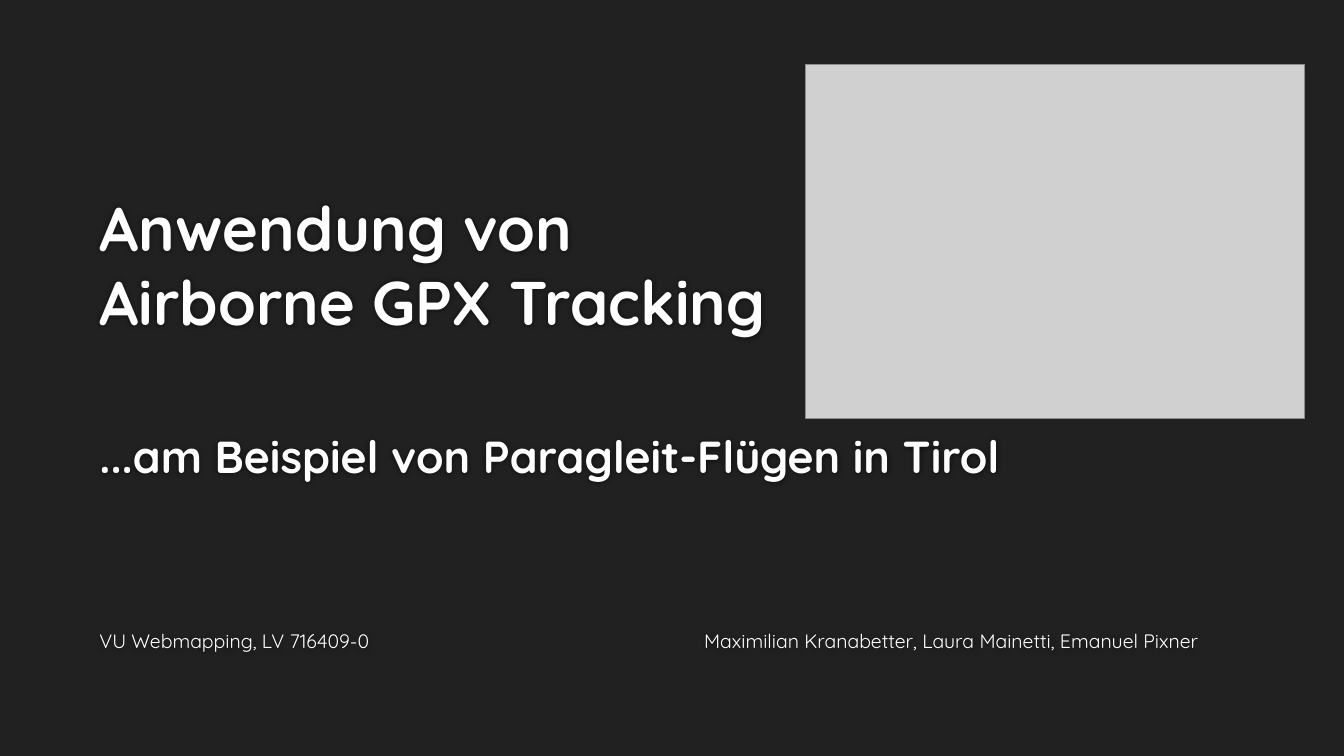
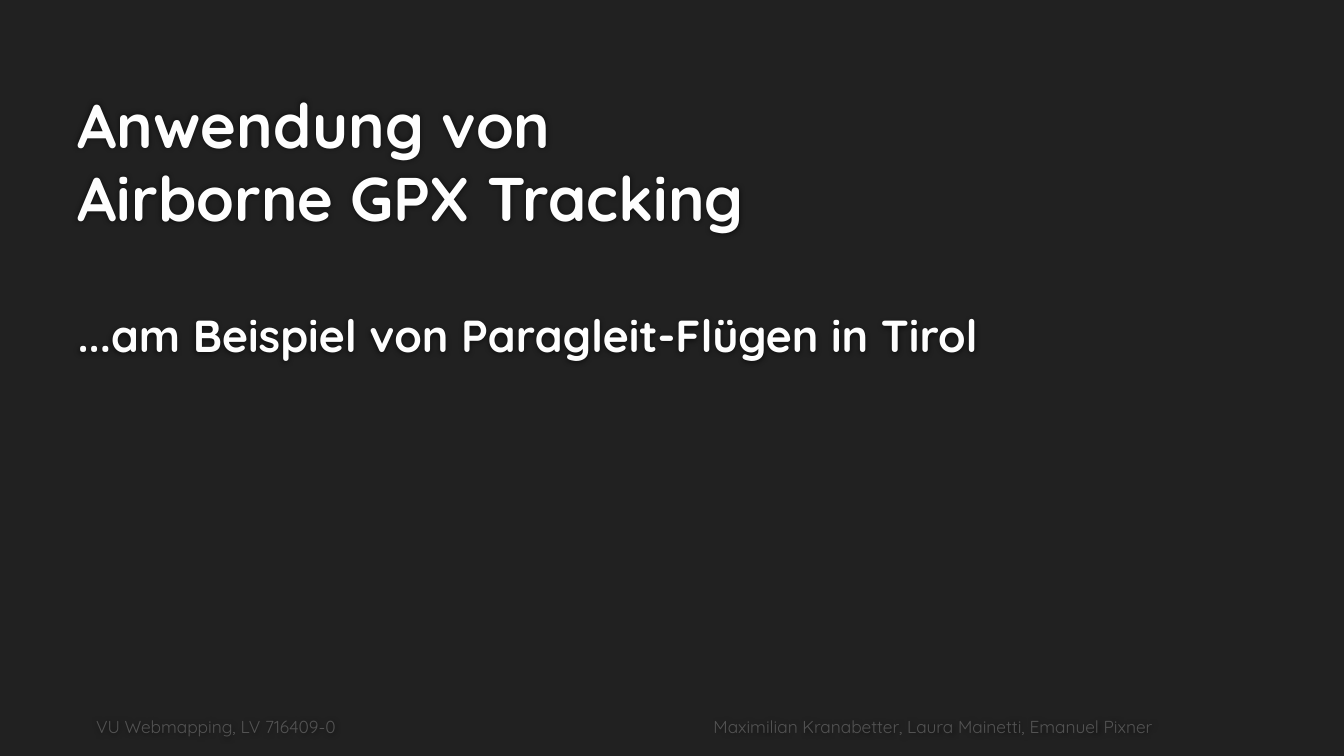
Before and after one commit to lauraMaxPixi/lauraMaxPixi.github.io, a slide deck: slide 1 of präsentation.pptx. Drawn at 1344x756 pixels with LibreOffice and Linux fonts; fonts in the diff are those of the drawing; grey boxes stand for pictures; background and template pictures are left out. Boxes give left, top, right and bottom in pixels: in the first picture for what was removed or moved away, otherwise in the second. Text is boxed around its words. In the diff, an @@ line names an element or a change of style, - is before the commit and + after.

```diff
--- a/präsentation.pptx
+++ b/präsentation.pptx
@@ title "Anwendung von Airborne GPX Tracking ..." rewrapped from [99,205,1000,482] to [78,102,978,361] @@
@@ picture removed at [806,65,1305,418] @@
@@ subtitle "VU Webmapping, LV 716409-0 Maximilian ...": place and size @@
-subtitle "VU Webmapping, LV 716409-0 Maximilian ..." at [99,633,1198,652]
+subtitle "VU Webmapping, LV 716409-0 Maximilian ..." at [96,721,1153,736]
@@ subtitle "VU Webmapping, LV 716409-0 Maximilian ..." at [96,721,1153,736]: size 13.9 to 12.3 pt, text colour #FFFFFF to #535353; list level 1 to 4 in "VU Webmapping, LV 716409-0 Maximilian ..."; line spacing 1 to 0.8 @@
```
Also in this commit, not shown: 4 other slides changed, 1 other file.
